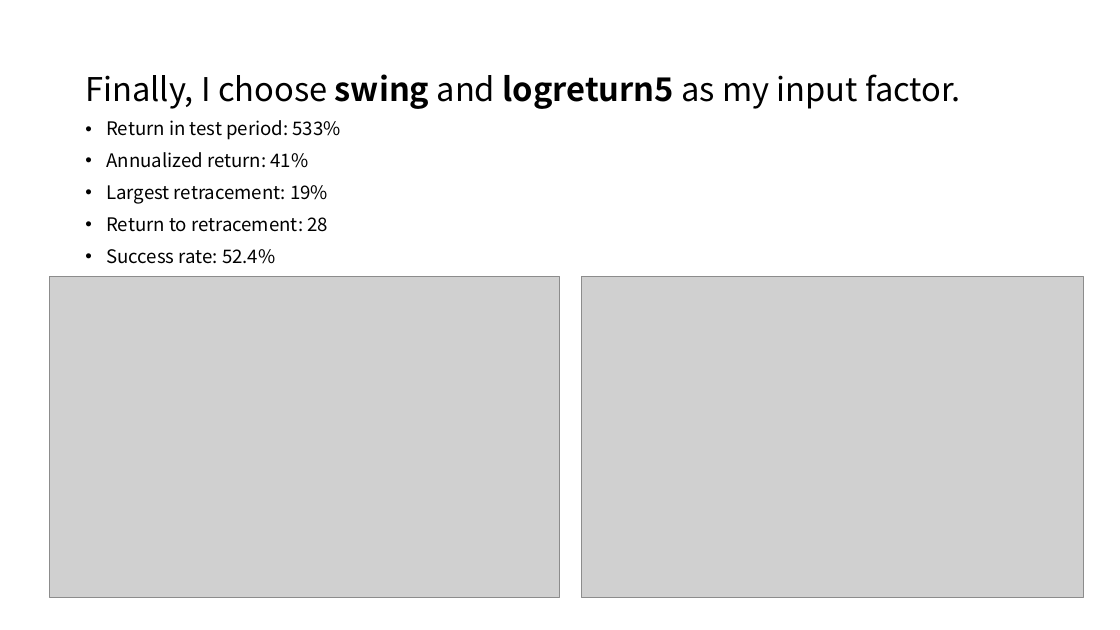
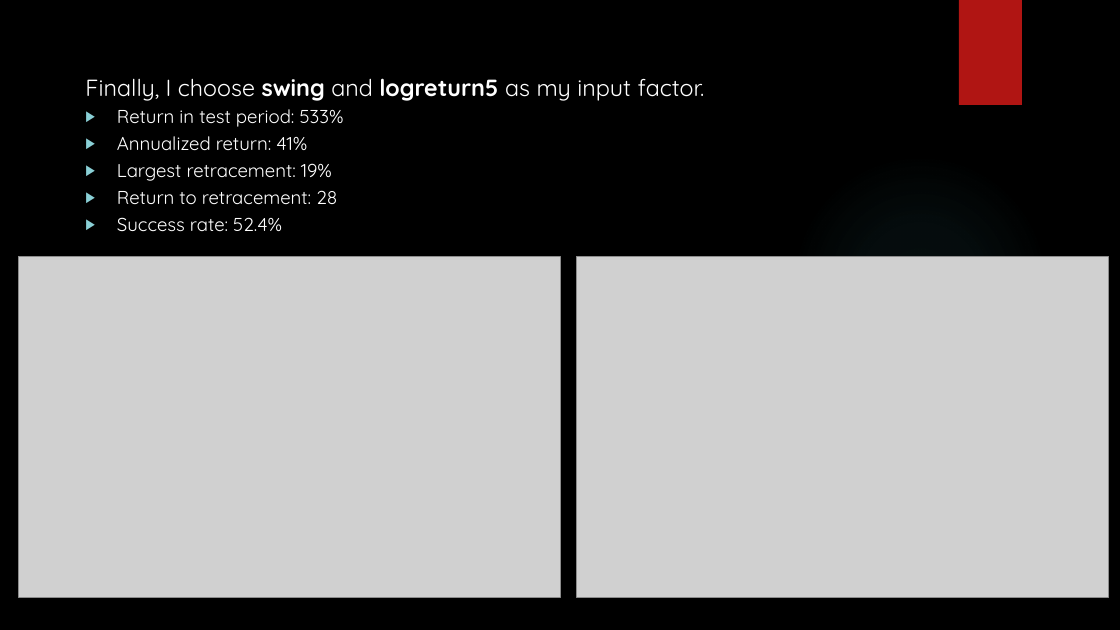
Before and after one commit to chenzhiyunacg/2016.M3.TQF-ML.hmmPrediction, a slide deck: slide 3 of Final presentation.pptx. Drawn at 1120x630 pixels with LibreOffice and Linux fonts; fonts in the diff are those of the drawing; grey boxes stand for pictures; background and template pictures are left out. Boxes give left, top, right and bottom in pixels: in the first picture for what was removed or moved away, otherwise in the second. Text is boxed around its words. In the diff, an @@ line names an element or a change of style, - is before the commit and + after.

```diff
--- a/Final presentation.pptx
+++ b/Final presentation.pptx
@@ background #FFFFFF to picture (left out) @@
@@ rectangle added at <box>959,0,1022,105</box>, fill #B01513 @@
@@ text "Finally, I choose swing and ..." at <box>85,78,705,232</box>: size 28 to 20 pt in "Finally, I choose swing and logreturn5 as ..."; font Noto Sans CJK SC to Quicksand, text colour #000000 to #FFFFFF; line spacing 0.9 to 1; bullet • to ▶; line spacing 0.9 to 13pt @@
@@ ellipse added at <box>791,154,1049,413</box>, fill gradient #50B9C1 @@
@@ picture: place and size @@
-picture at <box>50,276,560,597</box>
+picture at <box>18,257,560,597</box>
@@ picture: place and size @@
-picture at <box>582,276,1084,597</box>
+picture at <box>576,257,1109,597</box>
```
Also in this commit, not shown: 4 other slides changed, 3 slides added, 3 other files.
